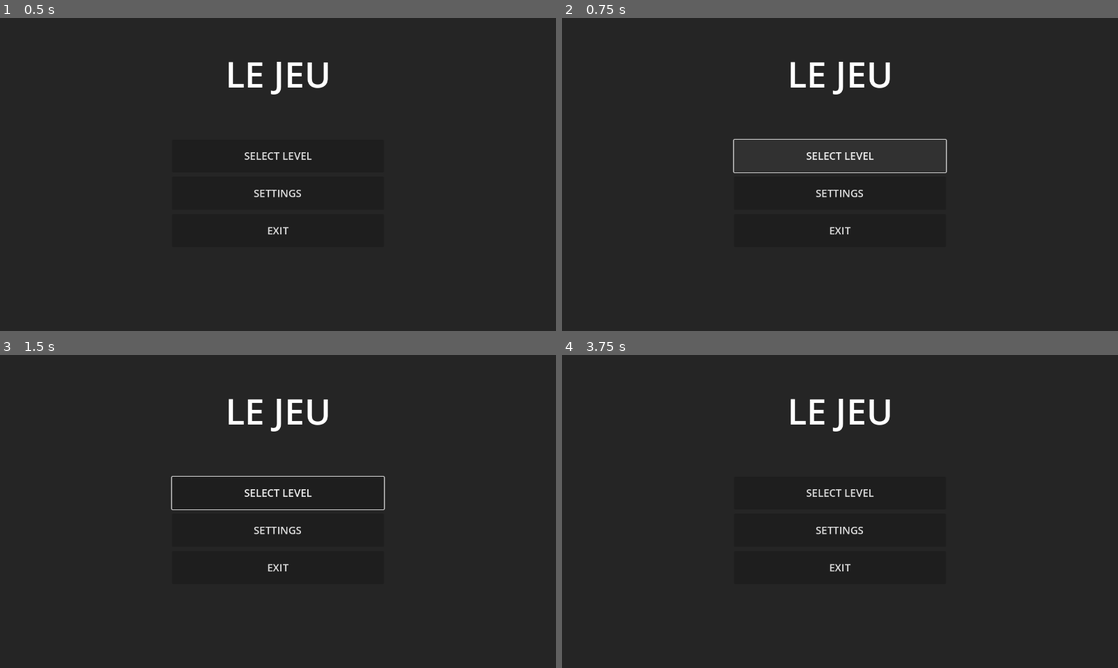
Above: before the commit, frames 1-4 (two rows, left to right).
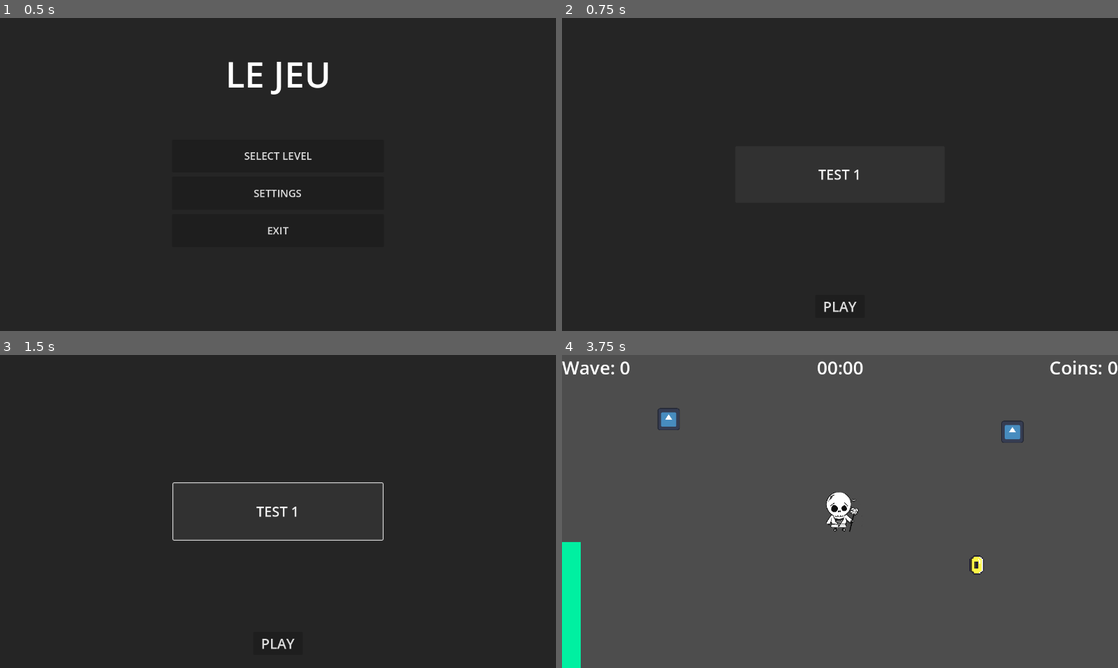
Above: after the commit, the same moments.

Repository: PoloLoveTaco/One-Month-Game-Jam
Game: Godot game, scene res://Scenes/Interfaces/main_menu.tscn
Same seed, same stepped clock (60 frames per second), same inputs: the game is played once before the commit and once after it. This scene is started directly instead of the project's main scene. The engine's default icon, where the game draws it, is replaced by a stand-in: a white triangle on a blue panel in a dark square.
Inputs (mouse positions are in pixels of both pictures, inside the frame that each line leads up to):
- Up to frame 1 (0.5 s): no input
- Up to frame 2 (0.75 s): click "SELECT LEVEL" at 0.5 s
- Up to frame 3 (1.5 s): click (278, 511) at 1.25 s, where only the run after the commit has a clickable "TEST 1"
- Up to frame 4 (3.75 s): click (840, 642) at 2 s, where only the run after the commit has a clickable "PLAY"; click (840, 530) at 2.75 s, where only the run before the commit has a clickable "SETTINGS"; click (840, 602) at 3.5 s, where only the run before the commit has a clickable "BACK"

Frame 1 is identical in both runs. In frame 2, 1.3% of the frame differs, in the area x 30-70%, y 14-94%; in frame 3, 1.7%; in frame 4, 100%, in the area x 0-100%, y 0-100%.

Commit message:
[ADD] select stage menu

Diff:
--- /dev/null
+++ b/Scenes/Interfaces/select_level.tscn
@@ -0,0 +1,65 @@
+[gd_scene load_steps=2 format=3 uid="uid://bvcumfquu1pgc"]
+
+[ext_resource type="Script" uid="uid://bhwy3pkmx5ige" path="res://Scripts/select_level.gd" id="1_a6imh"]
+
+[node name="Select Level" type="Control"]
+layout_mode = 3
+anchors_preset = 15
+anchor_right = 1.0
+anchor_bottom = 1.0
+grow_horizontal = 2
+grow_vertical = 2
+script = ExtResource("1_a6imh")
+
+[node name="ColorRect" type="ColorRect" parent="."]
+layout_mode = 1
+anchors_preset = 15
+anchor_right = 1.0
+anchor_bottom = 1.0
+grow_horizontal = 2
+grow_vertical = 2
+color = Color(0.14509805, 0.14509805, 0.14509805, 1)
+
+[node name="Button" type="Button" parent="."]
+layout_mode = 1
+anchors_preset = 7
+anchor_left = 0.5
+anchor_top = 1.0
+anchor_right = 0.5
+anchor_bottom = 1.0
+offset_left = -57.0
+offset_top = -83.275024
+offset_right = 57.0
+offset_bottom = -30.275024
+grow_horizontal = 2
+grow_vertical = 0
+theme_override_font_sizes/font_size = 32
+text = "PLAY"
+
+[node name="Levels" type="Control" parent="."]
+layout_mode = 1
+anchors_preset = 15
+anchor_right = 1.0
+anchor_bottom = 1.0
+grow_horizontal = 2
+grow_vertical = 2
+mouse_filter = 2
+
+[node name="Test1" type="Button" parent="Levels"]
+layout_mode = 1
+anchors_preset = 8
+anchor_left = 0.5
+anchor_top = 0.5
+anchor_right = 0.5
+anchor_bottom = 0.5
+offset_left = -241.0
+offset_top = -65.0
+offset_right = 241.0
+offset_bottom = 65.0
+grow_horizontal = 2
+grow_vertical = 2
+theme_override_font_sizes/font_size = 32
+text = "TEST 1"
+
+[connection signal="pressed" from="Button" to="." method="_on_button_pressed"]
+[connection signal="pressed" from="Levels/Test1" to="." method="_on_test_1_pressed"]
--- a/Scripts/main_menu.gd
+++ b/Scripts/main_menu.gd
@@ -1,11 +1,8 @@
 extends Control
-
-func _ready() -> void:
-	print(get_tree().paused)
 
 
 func _on_select_level_pressed() -> void:
-	print("play")
+	get_tree().change_scene_to_file("res://Scenes/Interfaces/select_level.tscn")
 
 
 func _on_settings_pressed() -> void:
--- /dev/null
+++ b/Scripts/select_level.gd
@@ -0,0 +1,12 @@
+extends Control
+
+@onready var level_to_play: String
+
+
+func _on_button_pressed() -> void:
+	if level_to_play:
+		get_tree().change_scene_to_file(level_to_play)
+
+
+func _on_test_1_pressed() -> void:
+	level_to_play = "res://Scenes/Maps/test.tscn"
Not shown, added: Scripts/select_level.gd.uid
